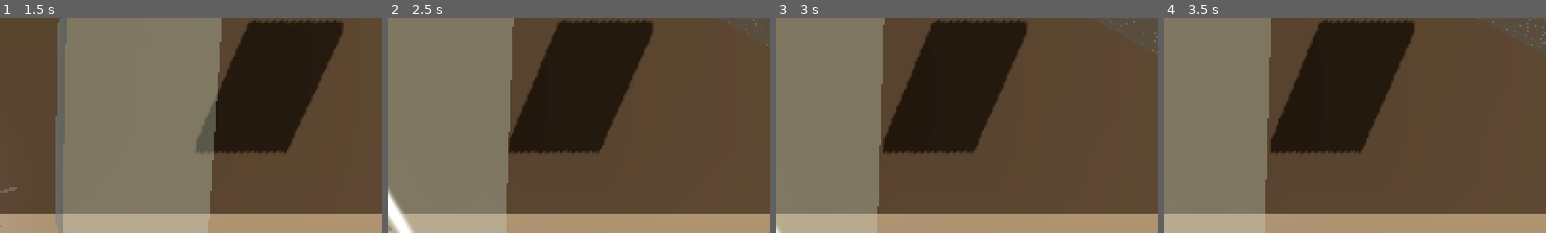
Above: before the commit, frames 1-4 (left to right).
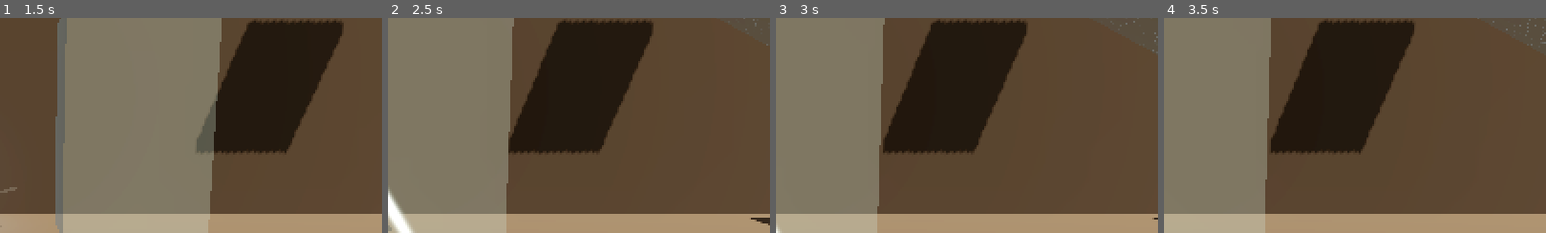
Above: after the commit, the same moments.

Repository: lSiool/mirror_souls
Game: Godot game, scene res://main.tscn
Same seed, same stepped clock (60 frames per second), same inputs: the game is played once before the commit and once after it.
Inputs:
- Up to frame 1 (1.5 s): hold D (move_right) 0.53-1.28 s; tap J (attack) at 0.6, 1.35 s; tap Space (jump) at 0.77 s; hold F1 (debug_age_down) from 1.28 s (still down)
- Up to frame 2 (2.5 s): tap Space (jump) at 1.52 s; release F1 (debug_age_down) at 2.03 s; hold D (move_right) from 2.03 s (still down); tap E (interact) at 2.1 s; tap J (attack) at 2.3 s
- Up to frame 3 (3 s): release D (move_right) at 2.78 s; hold F2 (debug_age_up) from 2.78 s (still down); tap Shift (roll) at 2.85 s
- Up to frame 4 (3.5 s): keep holding F2 (debug_age_up); tap Space (jump) at 3.02 s; tap J (attack) at 3.05 s
The pictures show only the part of the screen within x 50-100%, y 12-62%; the shares and areas given below are measured in that part.

Frame 1 is identical in both runs. In frame 2, 0.1% of the frame differs, in the area x 95-100%, y 92-97%; in frame 3, less than 0.1%; in frame 4, nothing differs.

Commit message:
feat: enemy poise, delayed turning, parry and critical reactions
Co-Authored-By: Claude Opus 5.5 <noreply@anthropic.com>
Claude-Session: https://claude.ai/code/session_01Fv2qucwL9WcP8G16QQ3Bmc

Diff:
--- a/actors/enemies/dummy.gd
+++ b/actors/enemies/dummy.gd
@@ -2,12 +2,21 @@
 extends CharacterBody3D
 ## Враг-болванка для прототипа: патруль → заметил → телеграф → удар → откат.
 ## Удар можно прочитать: перед атакой тело наливается красным (§1.1, читаемый бой).
-
-enum State { DORMANT, PATROL, CHASE, WINDUP, ATTACK, RECOVER, STAGGER, DEAD }
+##
+## Свойства типа врага — обязательные вопросы при создании нового врага (§6.3):
+## стойкость, время разворота, поддаётся ли удару в спину, можно ли парировать.
+
+enum State {
+	DORMANT, PATROL, CHASE, WINDUP, ATTACK, RECOVER, STAGGER,
+	OFF_BALANCE, CRITICAL_HIT, KNOCKDOWN, DEAD,
+}
 
 const BASE_COLOR := Color(0.42, 0.4, 0.44)
 const WINDUP_COLOR := Color(1.0, 0.35, 0.1)
+const OFF_BALANCE_COLOR := Color(1.0, 0.85, 0.2)
 const HEAD_SLIDE_SPEED := 5.0
+## Страховка: если добивание так и не пришло, враг освобождается сам.
+const CRITICAL_TIMEOUT := 2.0
 
 @export var facing := -1.0
 ## Спит до раскрытия (засада за стеклом) — тогда сразу атакует.
@@ -25,7 +34,20 @@
 @export var stagger_time := 0.35
 @export var gravity := 30.0
 
+@export_group("Свойства типа врага")
+## Запас стойкости: удары его снижают, при нуле — стаггер.
+@export var max_poise := 50.0
+@export var poise_regen := 25.0
+@export var poise_regen_delay := 1.2
+## Сколько секунд враг разворачивается. Медленный разворот — шанс ударить в спину.
+@export var turn_time := 0.4
+@export var backstab_allowed := true
+@export var parry_allowed := true
+@export var off_balance_time := 1.5
+@export var knockdown_time := 0.8
+
 var state := State.PATROL
+var poise := 0.0
 
 var _origin := Vector3.ZERO
 var _state_time := 0.0
@@ -33,6 +55,9 @@
 var _material: StandardMaterial3D
 var _flash := 0.0
 var _head_slide := 0.0
+var _poise_delay := 0.0
+## Время с начала разворота; < 0 — не разворачивается.
+var _turn_t := -1.0
 
 @onready var health: Health = $Health
 @onready var hurtbox: Hurtbox = $Hurtbox
@@ -42,7 +67,9 @@
 
 
 func _ready() -> void:
+	add_to_group("enemy")
 	_origin = global_position
+	poise = max_poise
 	_material = StandardMaterial3D.new()
 	_material.albedo_color = BASE_COLOR
 	_material.emission_enabled = true
@@ -72,32 +99,45 @@
 		return
 	_state_time += delta
 	_find_player()
+	_regen_poise(delta)
 	if not is_on_floor():
 		velocity.y -= gravity * delta
 	match state:
-		State.PATROL: _patrol()
-		State.CHASE: _chase()
+		State.PATROL: _patrol(delta)
+		State.CHASE: _chase(delta)
 		State.WINDUP:
-			velocity.x = move_toward(velocity.x, 0.0, 30.0 * delta)
+			_brake(30.0, delta)
 			if _state_time >= windup_time:
 				_set_state(State.ATTACK)
 				attack_hitbox.active = true
 				velocity.x = facing * 5.0
 		State.ATTACK:
-			velocity.x = move_toward(velocity.x, 0.0, 20.0 * delta)
+			_brake(20.0, delta)
 			if _state_time >= attack_time:
 				attack_hitbox.active = false
 				_set_state(State.RECOVER)
 		State.RECOVER:
-			velocity.x = move_toward(velocity.x, 0.0, 30.0 * delta)
+			_brake(30.0, delta)
 			if _state_time >= recover_time:
 				_set_state(State.CHASE)
 		State.STAGGER:
-			velocity.x = move_toward(velocity.x, 0.0, 25.0 * delta)
+			_brake(25.0, delta)
 			if _state_time >= stagger_time:
 				_set_state(State.CHASE)
+		State.OFF_BALANCE:
+			_brake(20.0, delta)
+			if _state_time >= off_balance_time:
+				_set_state(State.CHASE)
+		State.CRITICAL_HIT:
+			velocity.x = 0.0
+			if _state_time >= CRITICAL_TIMEOUT:
+				_set_state(State.KNOCKDOWN)
+		State.KNOCKDOWN:
+			_brake(25.0, delta)
+			if _state_time >= knockdown_time:
+				_set_state(State.CHASE)
 		State.DEAD:
-			velocity.x = move_toward(velocity.x, 0.0, 25.0 * delta)
+			_brake(25.0, delta)
 	if _head_slide != 0.0:
 		velocity.x = _head_slide * HEAD_SLIDE_SPEED
 	velocity.z = 0.0
@@ -106,31 +146,144 @@
 	global_position.z = move_toward(global_position.z, 0.0, 12.0 * delta)
 	_check_player_head()
 	visual.rotation.y = 0.0 if facing > 0.0 else PI
+	_update_pose(delta)
 	_update_material(delta)
 
 
-func _patrol() -> void:
+func _brake(rate: float, delta: float) -> void:
+	velocity.x = move_toward(velocity.x, 0.0, rate * delta)
+
+
+func _patrol(delta: float) -> void:
+	if _sees_player(detect_range):
+		_set_state(State.CHASE)
+		return
+	if _turn_t >= 0.0:
+		_turn_towards(-facing, delta)
+		_brake(30.0, delta)
+		return
 	velocity.x = facing * patrol_speed
 	var offset := global_position.x - _origin.x
-	var at_edge := offset * facing > patrol_distance
-	if at_edge or _blocked_by_world():
-		facing = -facing
-	if _sees_player(detect_range):
-		_set_state(State.CHASE)
-
-
-func _chase() -> void:
+	if offset * facing > patrol_distance or _blocked_by_world():
+		_turn_towards(-facing, delta)
+
+
+func _chase(delta: float) -> void:
 	if not _sees_player(detect_range * 1.5):
+		_turn_t = -1.0
 		_set_state(State.PATROL)
 		return
 	var dx := _player.global_position.x - global_position.x
-	facing = signf(dx) if dx != 0.0 else facing
+	var want := signf(dx) if dx != 0.0 else facing
+	if want != facing:
+		# Разворот не мгновенный: пока враг разворачивается, ему можно ударить в спину.
+		_turn_towards(want, delta)
+		_brake(30.0, delta)
+		return
+	_turn_t = -1.0
 	if absf(dx) <= attack_range:
 		velocity.x = 0.0
 		_set_state(State.WINDUP)
 	else:
 		velocity.x = facing * chase_speed
 
+
+func _turn_towards(dir: float, delta: float) -> void:
+	if _turn_t < 0.0:
+		_turn_t = 0.0
+	_turn_t += delta
+	if _turn_t >= turn_time:
+		facing = dir
+		_turn_t = -1.0
+
+
+func _regen_poise(delta: float) -> void:
+	if _poise_delay > 0.0:
+		_poise_delay -= delta
+	else:
+		poise = minf(poise + poise_regen * delta, max_poise)
+
+
+# --- Защита героя: парирование, добивание, удар в спину ---------------------
+
+## Герой парировал удар. Возвращает false, если этого врага парировать нельзя.
+func on_parried() -> bool:
+	if not parry_allowed or state == State.DEAD:
+		return false
+	attack_hitbox.active = false
+	velocity.x = -facing * 2.0
+	_set_state(State.OFF_BALANCE)
+	return true
+
+
+func can_be_riposted() -> bool:
+	return state == State.OFF_BALANCE
+
+
+## Герой стоит за спиной (по X), враг ещё не развернулся и поддаётся удару в спину.
+func can_be_backstabbed(from_x: float) -> bool:
+	if not backstab_allowed:
+		return false
+	if state in [State.DEAD, State.DORMANT, State.CRITICAL_HIT, State.KNOCKDOWN, State.OFF_BALANCE]:
+		return false
+	return signf(from_x - global_position.x) == -facing
+
+
+## Начало добивания или удара в спину: враг зафиксирован до удара.
+func begin_critical() -> void:
+	attack_hitbox.active = false
+	_turn_t = -1.0
+	_set_state(State.CRITICAL_HIT)
+
+
+func apply_critical(damage: float) -> void:
+	if state == State.DEAD:
+		return
+	health.take_damage(damage)
+	_flash = 0.2
+	if not health.is_dead():
+		poise = max_poise
+		_set_state(State.KNOCKDOWN)
+
+
+# --- Попадания --------------------------------------------------------------
+
+func _on_hurt(hitbox: Hitbox) -> void:
+	if state == State.DEAD:
+		return
+	health.take_damage(hitbox.damage)
+	_flash = 0.12
+	if health.is_dead():
+		return
+	# В уязвимых состояниях реакции нет: враг и так беззащитен.
+	if state in [State.CRITICAL_HIT, State.KNOCKDOWN, State.OFF_BALANCE]:
+		return
+	poise -= hitbox.poise_damage
+	_poise_delay = poise_regen_delay
+	var dir := hitbox.knockback_direction(self)
+	if poise <= 0.0:
+		# Стойкость сломана — направленный стаггер, враг разворачивается к обидчику.
+		poise = max_poise
+		velocity.x = dir.x * hitbox.knockback
+		velocity.y = 3.0 if hitbox.heavy else 1.5
+		facing = -dir.x
+		_turn_t = -1.0
+		_set_state(State.STAGGER)
+	elif state == State.PATROL:
+		# Удар не сбил, но враг заметил героя.
+		_set_state(State.CHASE)
+
+
+func _on_died() -> void:
+	_set_state(State.DEAD)
+	collision_layer = 0
+	hurtbox.set_deferred("monitorable", false)
+	var tween := create_tween()
+	tween.tween_property(visual, "scale", Vector3(1.3, 0.05, 1.3), 0.35).set_delay(0.15)
+	tween.tween_callback(queue_free)
+
+
+# --- Общее ------------------------------------------------------------------
 
 ## Стена мира, а не герой: о героя патруль не разворачивается, просто упирается.
 func _blocked_by_world() -> bool:
@@ -174,28 +327,17 @@
 	_state_time = 0.0
 
 
-func _on_hurt(hitbox: Hitbox) -> void:
-	if state == State.DEAD:
-		return
-	health.take_damage(hitbox.damage)
-	_flash = 0.12
-	if health.is_dead():
-		return
-	var dir := hitbox.knockback_direction(self)
-	velocity.x = dir.x * hitbox.knockback
-	velocity.y = 3.0 if hitbox.heavy else 1.5
-	# Стаггер направленный: враг разворачивается к обидчику.
-	facing = -dir.x
-	_set_state(State.STAGGER)
-
-
-func _on_died() -> void:
-	_set_state(State.DEAD)
-	collision_layer = 0
-	hurtbox.set_deferred("monitorable", false)
-	var tween := create_tween()
-	tween.tween_property(visual, "scale", Vector3(1.3, 0.05, 1.3), 0.35).set_delay(0.15)
-	tween.tween_callback(queue_free)
+## Поза: потерял равновесие — качается назад, сбит с ног — лежит.
+func _update_pose(delta: float) -> void:
+	var tilt := 0.0
+	match state:
+		State.OFF_BALANCE:
+			tilt = 0.35 + sin(_state_time * 14.0) * 0.08
+		State.CRITICAL_HIT:
+			tilt = 0.25
+		State.KNOCKDOWN:
+			tilt = PI * 0.5
+	body_mesh.rotation.z = lerpf(body_mesh.rotation.z, tilt, 1.0 - exp(-12.0 * delta))
 
 
 func _update_material(delta: float) -> void:
@@ -206,6 +348,10 @@
 		var t := clampf(_state_time / windup_time, 0.0, 1.0)
 		color = BASE_COLOR.lerp(WINDUP_COLOR, t)
 		glow = t * 1.5
+	elif state == State.OFF_BALANCE:
+		var pulse := 0.5 + 0.5 * sin(_state_time * 18.0)
+		color = BASE_COLOR.lerp(OFF_BALANCE_COLOR, 0.6 + 0.4 * pulse)
+		glow = 0.8 + pulse
 	if _flash > 0.0:
 		color = Color.WHITE
 		glow = 2.0
--- a/world/rooms/room_001.tscn
+++ b/world/rooms/room_001.tscn
@@ -167,10 +167,16 @@
 [node name="Soldier" parent="Objects" groups=["normal_only"] instance=ExtResource("8_dummy")]
 position = Vector3(0, 0, 0)
 patrol_distance = 3.0
+max_poise = 50.0
+turn_time = 0.4
 
 [node name="MirrorSoldier" parent="Objects" groups=["mirror_only"] instance=ExtResource("8_dummy")]
 position = Vector3(6, 0, 0)
 patrol_distance = 1.5
+windup_time = 0.8
+max_poise = 120.0
+turn_time = 0.1
+backstab_allowed = false
 
 [node name="Ambusher" parent="Objects" groups=["mirror_only"] instance=ExtResource("8_dummy")]
 position = Vector3(20.5, 0, -1.6)
